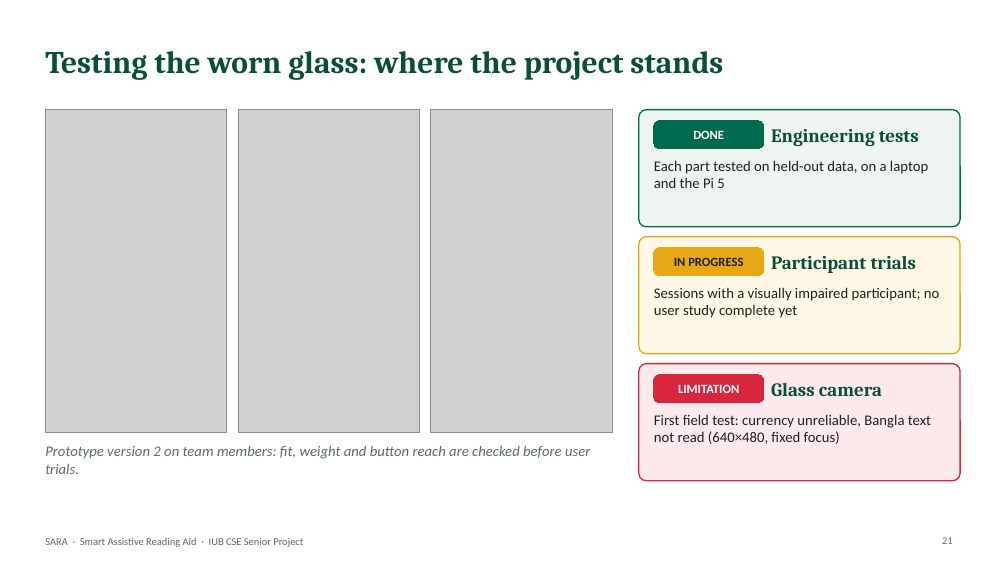
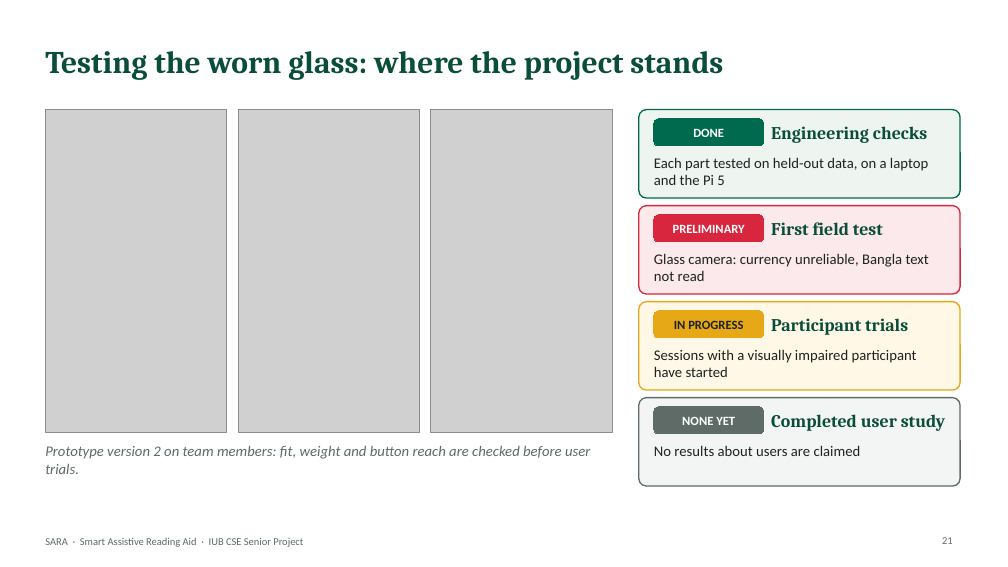
Before and after one commit to aflam330/Senior_project_wearable_glass_for_blind_people_using_ocr_and_ylo, a slide deck: slide 21 of Thesis Report and paper/thesis report/slides/SARA_Presentation.pptx. Drawn at 1008x567 pixels with LibreOffice and Linux fonts; fonts in the diff are those of the drawing; grey boxes stand for pictures. Boxes give left, top, right and bottom in pixels: in the first picture for what was removed or moved away, otherwise in the second. Text is boxed around its words. In the diff, an @@ line names an element or a change of style, - is before the commit and + after.

```diff
--- a/Thesis Report and paper/thesis report/slides/SARA_Presentation.pptx
+++ b/Thesis Report and paper/thesis report/slides/SARA_Presentation.pptx
@@ rounded rectangle: place and size @@
-rounded rectangle at box(639, 110, 960, 227)
+rounded rectangle at box(639, 110, 960, 198)
@@ rounded rectangle at box(639, 110, 960, 198): proportions changed @@
@@ text at box(771, 126, 927, 143): text changed; size 18 to 17 pt @@
-Engineering tests
+Engineering checks
@@ rounded rectangle: place and size @@
-rounded rectangle at box(639, 237, 960, 354)
+rounded rectangle at box(639, 206, 960, 294)
@@ rounded rectangle at box(639, 206, 960, 294): fill #FFF8E6 to #FBE9EB; outline #E6A817 1.25 pt to #D7263D 1.25 pt; proportions changed @@
@@ rounded rectangle added at box(654, 215, 764, 242), fill #D7263D, outline #D7263D 0.75 pt, 12 pt, text #FFFFFF, bold @@
+PRELIMINARY
@@ text added at box(771, 222, 883, 235), 17 pt, text #0B4D3B, bold @@
+First field test
@@ text added at box(654, 253, 929, 281), 14 pt, text #1C2321 @@
+Glass camera: currency unreliable, Bangla text not read
@@ rounded rectangle: place and size @@
-rounded rectangle at box(639, 364, 960, 481)
+rounded rectangle at box(639, 302, 960, 390)
@@ rounded rectangle at box(639, 302, 960, 390): fill #FBE9EB to #FFF8E6; outline #D7263D 1.25 pt to #E6A817 1.25 pt; proportions changed @@
@@ rounded rectangle "IN PROGRESS": place and size @@
-rounded rectangle "IN PROGRESS" at box(654, 248, 764, 275)
+rounded rectangle "IN PROGRESS" at box(654, 311, 764, 338)
@@ text "Participant trials": place and size @@
-text "Participant trials" at box(771, 256, 916, 273)
+text "Participant trials" at box(771, 318, 908, 335)
@@ text "Participant trials" at box(771, 318, 908, 335): size 18 to 17 pt @@
@@ text at box(654, 349, 917, 377): text changed @@
-Sessions with a visually impaired participant; no user study complete yet
+Sessions with a visually impaired participant have started
@@ rounded rectangle removed at box(654, 375, 764, 402) @@
-LIMITATION
@@ text removed at box(771, 383, 882, 396) @@
-Glass camera
@@ rounded rectangle added at box(639, 398, 960, 486), fill #F3F5F4, outline #5E6B66 1.25 pt @@
@@ text removed at box(654, 414, 931, 444) @@
-First field test: currency unreliable, Bangla text not read (640×480, fixed focus)
@@ rounded rectangle added at box(654, 407, 764, 434), fill #5E6B66, outline #5E6B66 0.75 pt, 12 pt, text #FFFFFF, bold @@
+NONE YET
@@ text added at box(771, 414, 945, 431), 17 pt, text #0B4D3B, bold @@
+Completed user study
@@ text added at box(654, 445, 861, 456), 14 pt, text #1C2321 @@
+No results about users are claimed
```
Also in this commit, not shown: 14 other slides changed, 6 other files.
